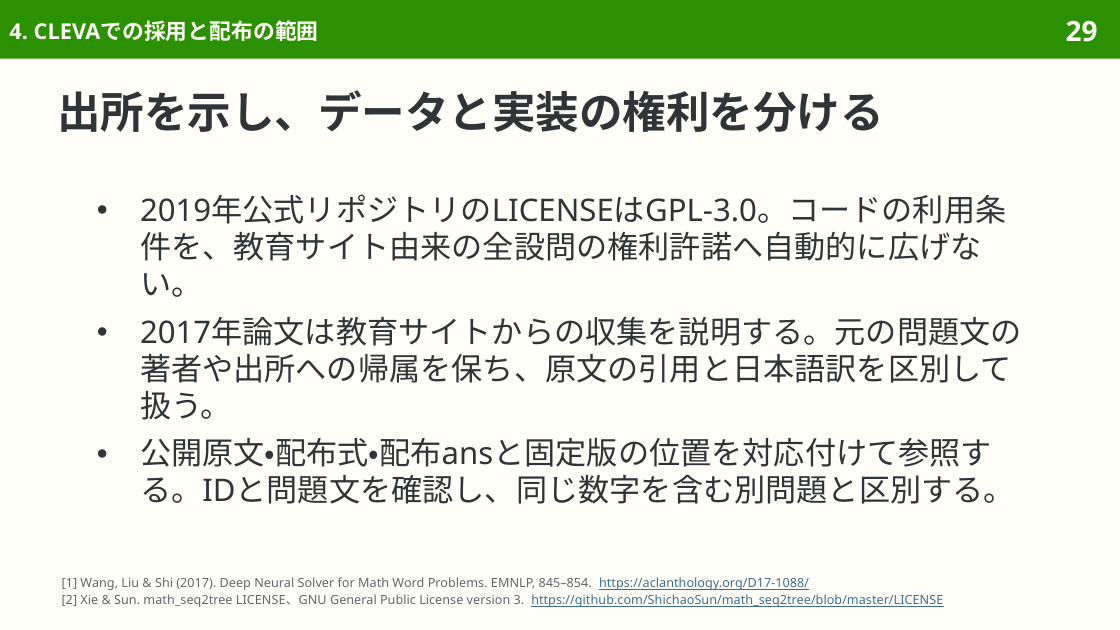
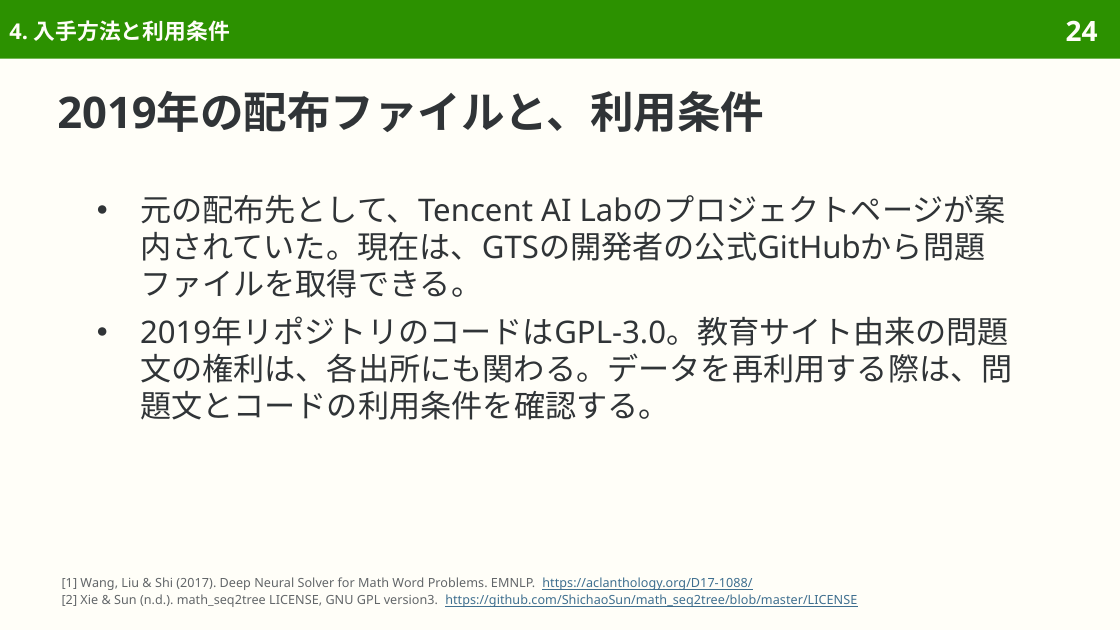
Before and after one commit to sasakiy84/datasets-in-10-minutes, a slide deck: slide 24 of slides/datasets-in-10-minutes-math23k.pptx (slide 29 before the commit). Drawn at 1120x630 pixels with LibreOffice and Linux fonts; fonts in the diff are those of the drawing. Boxes give left, top, right and bottom in pixels: in the first picture for what was removed or moved away, otherwise in the second. Text is boxed around its words. In the diff, an @@ line names an element or a change of style, - is before the commit and + after.

Commit message:
Rebuild Math23K around its original data, arithmetic examples and solver research

```diff
--- a/slides/datasets-in-10-minutes-math23k.pptx
+++ b/slides/datasets-in-10-minutes-math23k.pptx
@@ title at [9,20,230,41]: text changed @@
-4. CLEVAでの採用と配布の範囲
+4. 入手方法と利用条件
@@ page number at [1066,20,1098,41]: text changed @@
-29
+24
@@ title at [57,91,764,132]: text changed @@
-出所を示し、データと実装の権利を分ける
+2019年の配布ファイルと、利用条件
@@ text at [140,195,1013,420]: text changed @@
-● 2019年公式リポジトリのLICENSEはGPL-3.0。コードの利用条件を、教育サイト由来の全設問の権利許諾へ自動的に広げない。
-● 2017年論文は教育サイトからの収集を説明する。元の問題文の著者や出所への帰属を保ち、原文の引用と日本語訳を区別して扱う。
-● 公開原文・配布式・配布ansと固定版の位置を対応付けて参照する。IDと問題文を確認し、同じ数字を含む別問題と区別する。
+● 元の配布先として、Tencent AI Labのプロジェクトページが案内されていた。現在は、GTSの開発者の公式GitHubから問題ファイルを取得できる。
+● 2019年リポジトリのコードはGPL-3.0。教育サイト由来の問題文の権利は、各出所にも関わる。データを再利用する際は、問題文とコードの利用条件を確認する。
@@ text at [62,577,857,607]: text changed @@
-[1] Wang, Liu & Shi (2017). Deep Neural Solver for Math Word Problems. EMNLP, 845–854. https://aclanthology.org/D17-1088/
-[2] Xie & Sun. math_seq2tree LICENSE、GNU General Public License version 3. https://github.com/ShichaoSun/math_seq2tree/blob/master/LICENSE
+[1] Wang, Liu & Shi (2017). Deep Neural Solver for Math Word Problems. EMNLP. https://aclanthology.org/D17-1088/
+[2] Xie & Sun (n.d.). math_seq2tree LICENSE, GNU GPL version3. https://github.com/ShichaoSun/math_seq2tree/blob/master/LICENSE
```
Also in this commit, not shown: 39 other slides changed, 1 slide added, 15 slides removed, 42 other files.
